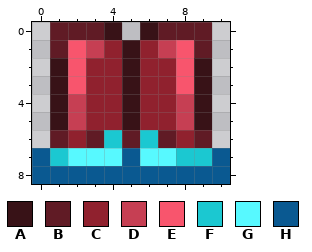
Edited in one commit: pixel-art sprite (Items/Armor/BerserkerCuisses.png). Above is the file before it was changed.
The file is 22x18 pixels, drawn in blocks of 2x2; one block is one cell here.
Palette (. is transparent): A #381217  B #601b25  C #90212e  D #c63f53  E #f8556d  F #1bc8d1  G #57f9ff  H #0a5991
The result:
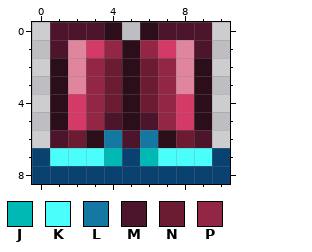
Colours new in this view: J #00b9b5  K #4afffb  L #1578a2  M #4c152b  N #6c1c32  P #932644
Author's note on the commit: Berserker sprites they purple now
Diff:
colour A: #381217 -> #2c0e1a
colour D: #c63f53 -> #d43a66
colour E: #f8556d -> #df869e
colour H: #0a5991 -> #094171
y 0: x 1..3 BBB -> MMM; x 7..9 BBB -> MMM
y 1: x 1 B -> M; x 4 C -> P; x 6 C -> P; x 9 B -> M
y 2..4: x 3..4 CC -> PN; x 6..7 CC -> NP
y 5: x 3..4 CC -> PM; x 6..7 CC -> MP
y 6: x 1..9 BCBFBFBCB -> MNALMLANM
y 7: x 1..4 FGGG -> KKKJ; x 6..9 GGFF -> JKKK
Pixel boxes of the changes (left, top, right, bottom) in both pictures:
changed: (32, 22, 230, 184)
